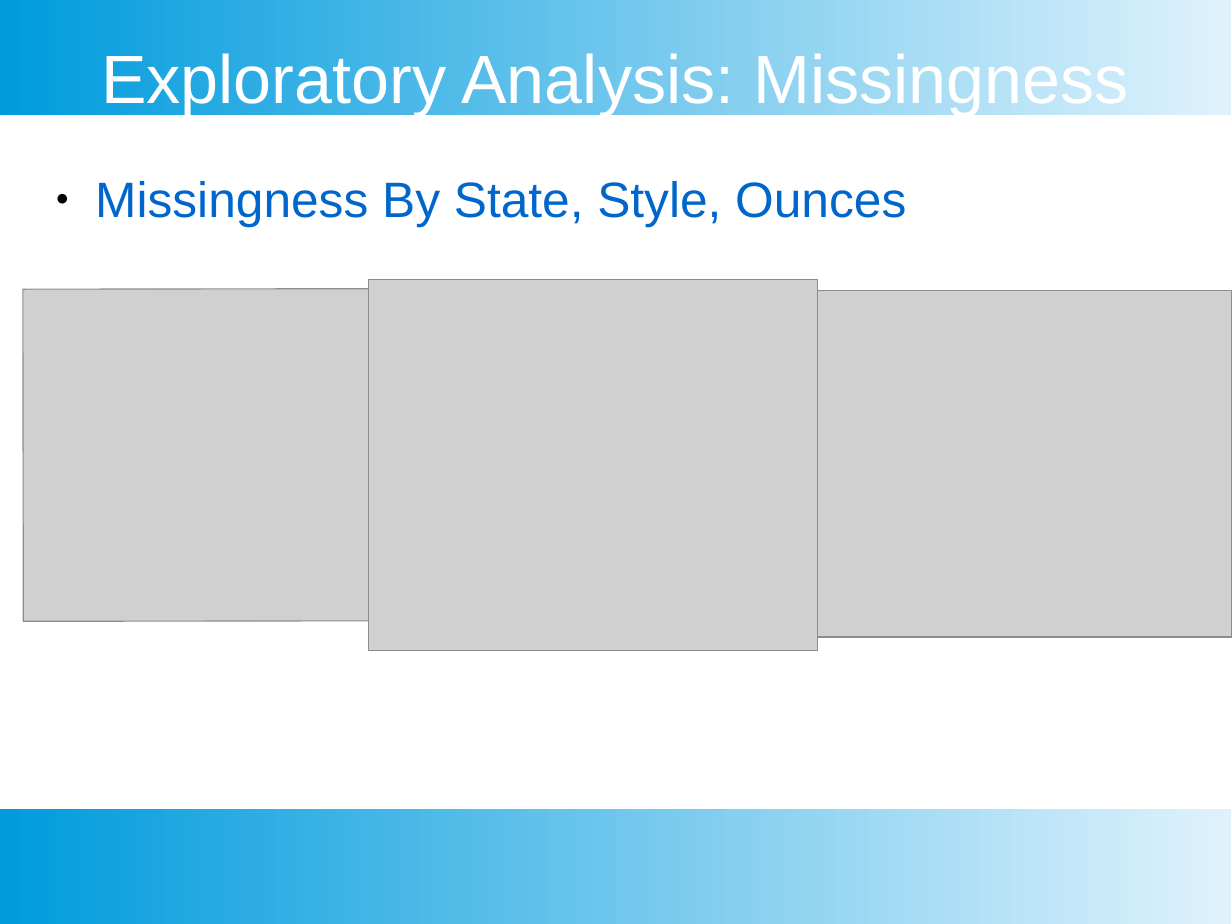
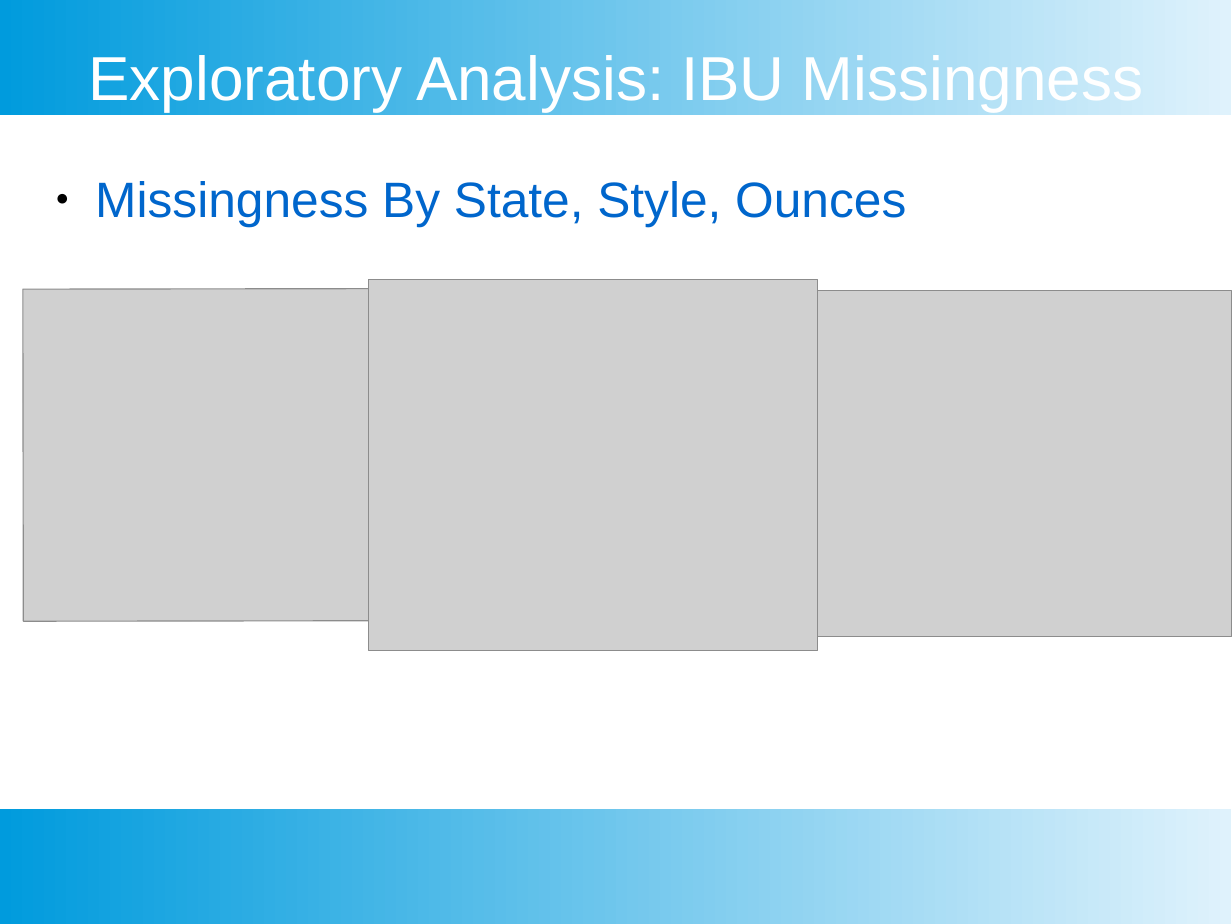
Before and after one commit to sjmiller8182/BeerAnalysis, a slide deck: slide 13 of Thompson_Kevin_Presentation.pptx. Drawn at 1232x924 pixels with LibreOffice and Linux fonts; fonts in the diff are those of the drawing; grey boxes stand for pictures. Boxes give left, top, right and bottom in pixels: in the first picture for what was removed or moved away, otherwise in the second. Text is boxed around its words. In the diff, an @@ line names an element or a change of style, - is before the commit and + after.

```diff
--- a/Thompson_Kevin_Presentation.pptx
+++ b/Thompson_Kevin_Presentation.pptx
@@ text at [89, 50, 1143, 111]: text changed; size 44 to 40 pt @@
-Exploratory Analysis: Missingness
+Exploratory Analysis: IBU Missingness
```
Also in this commit, not shown: 6 other slides changed, 7 slides added, 2 slides removed, 2 other files.
